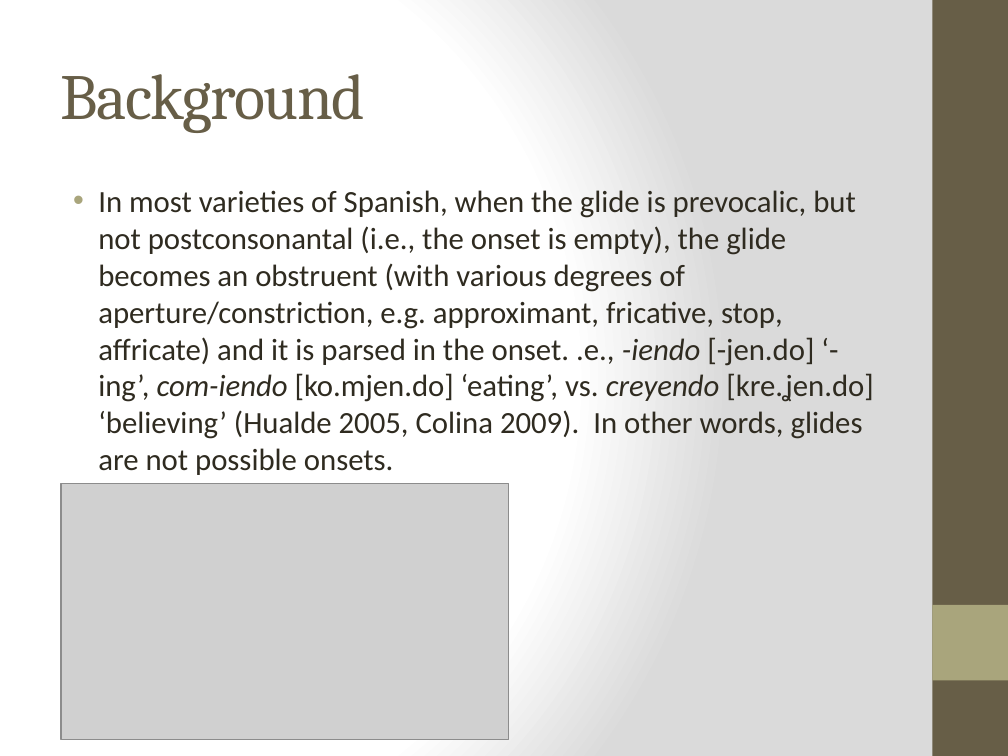
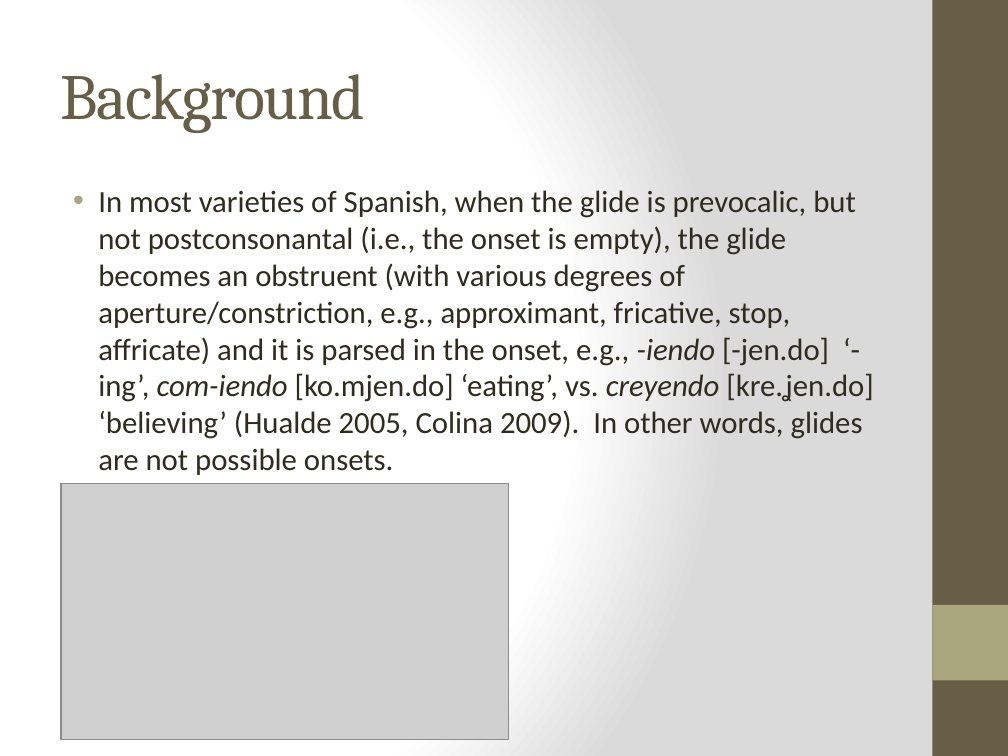
Before and after one commit to jvcasillas/glide_affiliation, a slide deck: slide 4 of Colina, Casillas & Díaz HLS 2018.pptx. Drawn at 1008x756 pixels with LibreOffice and Linux fonts; fonts in the diff are those of the drawing; grey boxes stand for pictures. Boxes give left, top, right and bottom in pixels: in the first picture for what was removed or moved away, otherwise in the second. Text is boxed around its words. In the diff, an @@ line names an element or a change of style, - is before the commit and + after.

```diff
--- a/Colina, Casillas & Díaz HLS 2018.pptx
+++ b/Colina, Casillas & Díaz HLS 2018.pptx
@@ text at (98,190,873,475): text changed @@
-• In most varieties of Spanish, when the glide is prevocalic, but not postconsonantal (i.e., the onset is empty), the glide becomes an obstruent (with various degrees of aperture/constriction, e.g. approximant, fricative, stop, affricate) and it is parsed in the onset. .e., -iendo [-jen.do] ‘-ing’, com-iendo [ko.mjen.do] ‘eating’, vs. creyendo [kre.ʝen.do] ‘believing’ (Hualde 2005, Colina 2009). In other words, glides are not possible onsets.
+• In most varieties of Spanish, when the glide is prevocalic, but not postconsonantal (i.e., the onset is empty), the glide becomes an obstruent (with various degrees of aperture/constriction, e.g., approximant, fricative, stop, affricate) and it is parsed in the onset, e.g., -iendo [-jen.do] ‘-ing’, com-iendo [ko.mjen.do] ‘eating’, vs. creyendo [kre.ʝen.do] ‘believing’ (Hualde 2005, Colina 2009). In other words, glides are not possible onsets.
```
Also in this commit, not shown: 5 other slides changed, 4 slides added, 2 slides removed, 6 other files.
